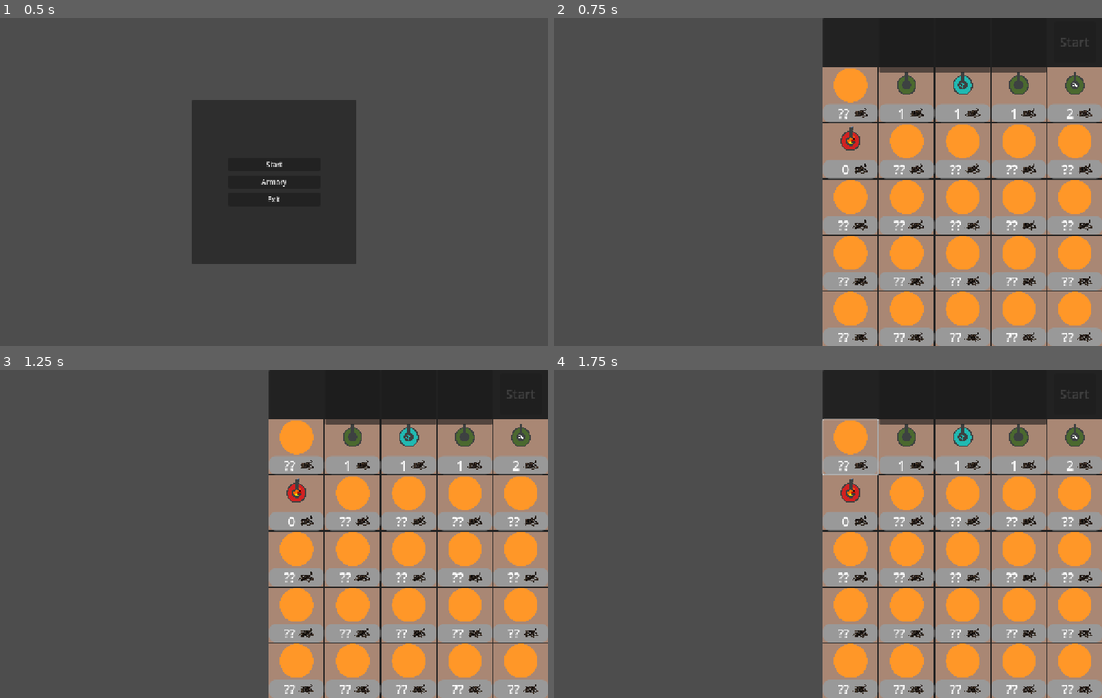
Above: before the commit, frames 1-4 (two rows, left to right).
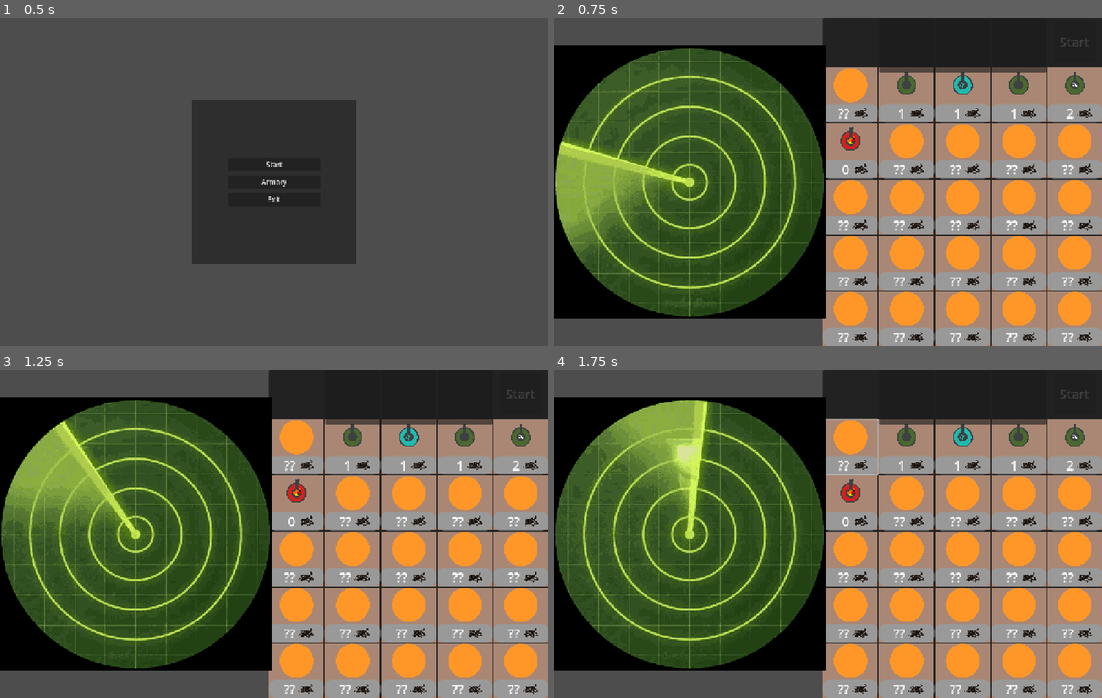
Above: after the commit, the same moments.

Repository: mykyta-bazhukhin/Cargo-Defense
Game: Godot game, scene res://Scenes/Rooms/main_menu.tscn
Two runs of this game, one before a commit and one after it. Both use one fixed random seed, a clock stepped at 60 frames per second and the inputs below.
Inputs (mouse positions are in pixels of both pictures, inside the frame that each line leads up to):
- Up to frame 1 (0.5 s): no input
- Up to frame 2 (0.75 s): click "Start" at 0.5 s
- Up to frame 3 (1.25 s): no input
- Up to frame 4 (1.75 s): click (849, 445) at 1.27 s

Frame 1 is identical in both runs. In frame 2, 41% of the frame differs, in the area x 0-50%, y 8-92%; in frame 3, 41%; in frame 4, 41%.

Commit message:
added some prototype fun stuff

Diff:
--- a/Scenes/Plane/Weapons/chain_lightning.tscn
+++ b/Scenes/Plane/Weapons/chain_lightning.tscn
@@ -31,5 +31,6 @@
 wait_time = 0.2
 autostart = true
 
+[connection signal="ready" from="." to="." method="_on_ready"]
 [connection signal="ready_for_shader" from="." to="ChainLightningSprite" method="_on_chain_lightning_ready_for_shader"]
 [connection signal="timeout" from="DestroyDelayTimer" to="." method="_on_destroy_delay_timer_timeout"]
--- a/Scenes/Rooms/preperation_screen.tscn
+++ b/Scenes/Rooms/preperation_screen.tscn
@@ -1,13 +1,208 @@
-[gd_scene load_steps=5 format=3 uid="uid://c0fugy0toim0"]
+[gd_scene load_steps=53 format=3 uid="uid://c0fugy0toim0"]
 
 [ext_resource type="Script" uid="uid://b16cu4mo1xxj1" path="res://Scripts/Rooms/preperation_screen.gd" id="1_vndmm"]
 [ext_resource type="PackedScene" uid="uid://7qavpq154xop" path="res://Scenes/UI/tower_panel.tscn" id="2_il8t6"]
+[ext_resource type="Texture2D" uid="uid://ckfjfe3ynpjb" path="res://funny radar sprites/frame_000_delay-0.03s.png" id="3_vr08f"]
+[ext_resource type="Texture2D" uid="uid://cnqaorcgcaxf8" path="res://funny radar sprites/frame_002_delay-0.03s.png" id="5_xk54w"]
+[ext_resource type="Texture2D" uid="uid://b1m4maihobcag" path="res://funny radar sprites/frame_004_delay-0.04s.png" id="7_2e845"]
+[ext_resource type="Texture2D" uid="uid://dbmtbnhf0o6bn" path="res://funny radar sprites/frame_006_delay-0.03s.png" id="9_0i3yx"]
+[ext_resource type="Texture2D" uid="uid://de5jntv8bbec6" path="res://funny radar sprites/frame_008_delay-0.03s.png" id="11_aqov8"]
+[ext_resource type="Texture2D" uid="uid://bdlieacou1m5h" path="res://funny radar sprites/frame_010_delay-0.04s.png" id="13_4e07o"]
+[ext_resource type="Texture2D" uid="uid://c3pt1gl7scxgq" path="res://funny radar sprites/frame_012_delay-0.03s.png" id="15_x3hwk"]
+[ext_resource type="Texture2D" uid="uid://rbdetpjlku87" path="res://funny radar sprites/frame_014_delay-0.03s.png" id="17_ccq8s"]
+[ext_resource type="Texture2D" uid="uid://dptxgswbtkn4o" path="res://funny radar sprites/frame_016_delay-0.04s.png" id="19_u2qre"]
+[ext_resource type="Texture2D" uid="uid://b66nxdejttqor" path="res://funny radar sprites/frame_018_delay-0.03s.png" id="21_4qt7r"]
+[ext_resource type="Texture2D" uid="uid://cnhrwr8hdn4sy" path="res://funny radar sprites/frame_020_delay-0.03s.png" id="23_oojks"]
+[ext_resource type="Texture2D" uid="uid://653gwqgqlv18" path="res://funny radar sprites/frame_022_delay-0.04s.png" id="25_r0qpu"]
+[ext_resource type="Texture2D" uid="uid://d3dwhwojwc630" path="res://funny radar sprites/frame_024_delay-0.03s.png" id="27_5n0on"]
+[ext_resource type="Texture2D" uid="uid://qyrkpnikvn6y" path="res://funny radar sprites/frame_026_delay-0.03s.png" id="29_3fh5b"]
+[ext_resource type="Texture2D" uid="uid://75oyxn75gn0t" path="res://funny radar sprites/frame_028_delay-0.04s.png" id="31_8nj8p"]
+[ext_resource type="Texture2D" uid="uid://bbiqskw4yrkge" path="res://funny radar sprites/frame_030_delay-0.03s.png" id="33_logrf"]
+[ext_resource type="Texture2D" uid="uid://dchyalyadg37l" path="res://funny radar sprites/frame_032_delay-0.03s.png" id="35_ifpof"]
+[ext_resource type="Texture2D" uid="uid://kh5xvqsv8f1l" path="res://funny radar sprites/frame_034_delay-0.04s.png" id="37_pj8ee"]
+[ext_resource type="Texture2D" uid="uid://ctwco1xij3ddn" path="res://funny radar sprites/frame_036_delay-0.03s.png" id="39_c2giw"]
+[ext_resource type="Texture2D" uid="uid://c8xsuy6ksxoko" path="res://funny radar sprites/frame_038_delay-0.03s.png" id="41_suvuo"]
+[ext_resource type="Texture2D" uid="uid://bmupexbaidllu" path="res://funny radar sprites/frame_040_delay-0.04s.png" id="43_io0py"]
+[ext_resource type="Texture2D" uid="uid://5mh3bntn7sey" path="res://funny radar sprites/frame_042_delay-0.03s.png" id="45_er8l5"]
+[ext_resource type="Texture2D" uid="uid://dinl5rj2uujmy" path="res://funny radar sprites/frame_044_delay-0.03s.png" id="47_dyle1"]
+[ext_resource type="Texture2D" uid="uid://dq1h1li1pqbw5" path="res://funny radar sprites/frame_046_delay-0.04s.png" id="49_etnmt"]
+[ext_resource type="Texture2D" uid="uid://bx6mu26xmdwxf" path="res://funny radar sprites/frame_048_delay-0.03s.png" id="51_di42r"]
+[ext_resource type="Texture2D" uid="uid://llxxa45im1kw" path="res://funny radar sprites/frame_050_delay-0.03s.png" id="53_fherc"]
+[ext_resource type="Texture2D" uid="uid://cmoxm5ov7njgw" path="res://funny radar sprites/frame_052_delay-0.04s.png" id="55_lx5i6"]
+[ext_resource type="Texture2D" uid="uid://cydq5geeqhbgn" path="res://funny radar sprites/frame_054_delay-0.03s.png" id="57_2oolg"]
+[ext_resource type="Texture2D" uid="uid://bpeh3drjqef32" path="res://funny radar sprites/frame_056_delay-0.03s.png" id="59_u0bcu"]
+[ext_resource type="Texture2D" uid="uid://hnljjsgv3gkn" path="res://funny radar sprites/frame_058_delay-0.04s.png" id="61_7sabh"]
+[ext_resource type="Texture2D" uid="uid://d1v3k44ybb72m" path="res://funny radar sprites/frame_060_delay-0.03s.png" id="63_x61wp"]
+[ext_resource type="Texture2D" uid="uid://dosbleuw100aa" path="res://funny radar sprites/frame_062_delay-0.03s.png" id="65_h7fxq"]
+[ext_resource type="Texture2D" uid="uid://bpeh0p7rhhjg1" path="res://funny radar sprites/frame_064_delay-0.04s.png" id="67_qv6kb"]
+[ext_resource type="Texture2D" uid="uid://v5or37txhddj" path="res://funny radar sprites/frame_066_delay-0.03s.png" id="69_7lxby"]
+[ext_resource type="Texture2D" uid="uid://2y3skcotnp0c" path="res://funny radar sprites/frame_068_delay-0.03s.png" id="71_3lu1p"]
+[ext_resource type="Texture2D" uid="uid://d3rhbur5l6g3p" path="res://funny radar sprites/frame_070_delay-0.04s.png" id="73_ibgl6"]
+[ext_resource type="Texture2D" uid="uid://c7jvd31ujh7pl" path="res://funny radar sprites/frame_072_delay-0.03s.png" id="75_thied"]
+[ext_resource type="Texture2D" uid="uid://bwqy7fhd27en8" path="res://funny radar sprites/frame_074_delay-0.03s.png" id="77_saya8"]
+[ext_resource type="Texture2D" uid="uid://bve8yv3g0tnlw" path="res://funny radar sprites/frame_076_delay-0.04s.png" id="79_xrixe"]
+[ext_resource type="Texture2D" uid="uid://bype4lr6c6mnv" path="res://funny radar sprites/frame_078_delay-0.03s.png" id="81_esed0"]
+[ext_resource type="Texture2D" uid="uid://ceg6pjyetmk45" path="res://funny radar sprites/frame_080_delay-0.03s.png" id="83_gj4m7"]
+[ext_resource type="Texture2D" uid="uid://bud2qhoxjmbkq" path="res://funny radar sprites/frame_082_delay-0.04s.png" id="85_qqtcn"]
+[ext_resource type="Texture2D" uid="uid://4lgh4fe5cran" path="res://funny radar sprites/frame_084_delay-0.03s.png" id="87_bdn1e"]
+[ext_resource type="Texture2D" uid="uid://cymqrumf7e6we" path="res://funny radar sprites/frame_086_delay-0.03s.png" id="89_nhy1i"]
+[ext_resource type="Texture2D" uid="uid://b828fmklgln1u" path="res://funny radar sprites/frame_088_delay-0.04s.png" id="91_2ri5e"]
+[ext_resource type="Texture2D" uid="uid://fi57us8s3dwq" path="res://funny radar sprites/frame_090_delay-0.03s.png" id="93_itof8"]
 
 [sub_resource type="StyleBoxFlat" id="StyleBoxFlat_xu4jb"]
 bg_color = Color(0.6, 0.6, 0.6, 0)
 
 [sub_resource type="StyleBoxFlat" id="StyleBoxFlat_1vgvf"]
 bg_color = Color(0.6, 0.6, 0.6, 0)
+
+[sub_resource type="StyleBoxFlat" id="StyleBoxFlat_asysl"]
+bg_color = Color(0.6, 0.6, 0.6, 0)
+
+[sub_resource type="SpriteFrames" id="SpriteFrames_kn7um"]
+animations = [{
+"frames": [{
+"duration": 0.5,
+"texture": ExtResource("3_vr08f")
+}, {
+"duration": 0.5,
+"texture": ExtResource("5_xk54w")
+}, {
+"duration": 0.5,
+"texture": ExtResource("7_2e845")
+}, {
+"duration": 0.5,
+"texture": ExtResource("9_0i3yx")
+}, {
+"duration": 0.5,
+"texture": ExtResource("11_aqov8")
+}, {
+"duration": 0.5,
+"texture": ExtResource("13_4e07o")
+}, {
+"duration": 0.5,
+"texture": ExtResource("15_x3hwk")
+}, {
+"duration": 0.5,
+"texture": ExtResource("17_ccq8s")
+}, {
+"duration": 0.5,
+"texture": ExtResource("19_u2qre")
+}, {
+"duration": 0.5,
+"texture": ExtResource("21_4qt7r")
+}, {
+"duration": 0.5,
+"texture": ExtResource("23_oojks")
+}, {
+"duration": 0.5,
+"texture": ExtResource("25_r0qpu")
+}, {
+"duration": 0.5,
+"texture": ExtResource("27_5n0on")
+}, {
+"duration": 0.5,
+"texture": ExtResource("29_3fh5b")
+}, {
+"duration": 0.5,
+"texture": ExtResource("31_8nj8p")
+}, {
+"duration": 0.5,
+"texture": ExtResource("33_logrf")
+}, {
+"duration": 0.5,
+"texture": ExtResource("35_ifpof")
+}, {
+"duration": 0.5,
+"texture": ExtResource("37_pj8ee")
+}, {
+"duration": 0.5,
+"texture": ExtResource("39_c2giw")
+}, {
+"duration": 0.5,
+"texture": ExtResource("41_suvuo")
+}, {
+"duration": 0.5,
+"texture": ExtResource("43_io0py")
+}, {
+"duration": 0.5,
+"texture": ExtResource("45_er8l5")
+}, {
+"duration": 0.5,
+"texture": ExtResource("47_dyle1")
+}, {
+"duration": 0.5,
+"texture": ExtResource("49_etnmt")
+}, {
+"duration": 0.5,
+"texture": ExtResource("51_di42r")
+}, {
+"duration": 0.5,
+"texture": ExtResource("53_fherc")
+}, {
+"duration": 0.5,
+"texture": ExtResource("55_lx5i6")
+}, {
+"duration": 0.5,
+"texture": ExtResource("57_2oolg")
+}, {
+"duration": 0.5,
+"texture": ExtResource("59_u0bcu")
+}, {
+"duration": 0.5,
+"texture": ExtResource("61_7sabh")
+}, {
+"duration": 0.5,
+"texture": ExtResource("63_x61wp")
+}, {
+"duration": 0.5,
+"texture": ExtResource("65_h7fxq")
+}, {
+"duration": 0.5,
+"texture": ExtResource("67_qv6kb")
+}, {
+"duration": 0.5,
+"texture": ExtResource("69_7lxby")
+}, {
+"duration": 0.5,
+"texture": ExtResource("71_3lu1p")
+}, {
+"duration": 0.5,
+"texture": ExtResource("73_ibgl6")
+}, {
+"duration": 0.5,
+"texture": ExtResource("75_thied")
+}, {
+"duration": 0.5,
+"texture": ExtResource("77_saya8")
+}, {
+"duration": 0.5,
+"texture": ExtResource("79_xrixe")
+}, {
+"duration": 0.5,
+"texture": ExtResource("81_esed0")
+}, {
+"duration": 0.5,
+"texture": ExtResource("83_gj4m7")
+}, {
+"duration": 0.5,
+"texture": ExtResource("85_qqtcn")
+}, {
+"duration": 0.5,
+"texture": ExtResource("87_bdn1e")
+}, {
+"duration": 0.5,
+"texture": ExtResource("89_nhy1i")
+}, {
+"duration": 0.5,
+"texture": ExtResource("91_2ri5e")
+}, {
+"duration": 0.5,
+"texture": ExtResource("93_itof8")
+}],
+"loop": true,
+"name": &"default",
+"speed": 5.0
+}]
 
 [node name="PreperationScreen" type="Control"]
 layout_mode = 3
@@ -207,4 +402,25 @@
 theme_override_font_sizes/font_size = 30
 text = "Start"
 
+[node name="Container" type="PanelContainer" parent="."]
+layout_mode = 1
+anchors_preset = 4
+anchor_top = 0.5
+anchor_bottom = 0.5
+offset_top = -384.0
+offset_right = 632.0
+offset_bottom = 384.0
+grow_vertical = 2
+theme_override_styles/panel = SubResource("StyleBoxFlat_asysl")
+
+[node name="Control" type="Control" parent="Container"]
+layout_mode = 2
+size_flags_horizontal = 4
+size_flags_vertical = 4
+
+[node name="AnimatedSprite2D" type="AnimatedSprite2D" parent="Container/Control"]
+sprite_frames = SubResource("SpriteFrames_kn7um")
+autoplay = "default"
+frame_progress = 0.737122
+
 [connection signal="pressed" from="StartButton" to="." method="_on_start_button_pressed"]
Binary file added: Scripts/Sprites/abbie test.gif
Binary file added: Sprites/her.gif
Binary file added: abbie test.gif
Binary file added: funny radar sprites/frame_000_delay-0.03s.png
Not shown, added: funny radar sprites/frame_000_delay-0.03s.png.import
Binary file added: funny radar sprites/frame_001_delay-0.04s.png
Not shown, added: funny radar sprites/frame_001_delay-0.04s.png.import
Binary file added: funny radar sprites/frame_002_delay-0.03s.png
Not shown, added: funny radar sprites/frame_002_delay-0.03s.png.import
Binary file added: funny radar sprites/frame_003_delay-0.03s.png
Not shown, added: funny radar sprites/frame_003_delay-0.03s.png.import
Binary file added: funny radar sprites/frame_004_delay-0.04s.png
(and 352 more such lines)
